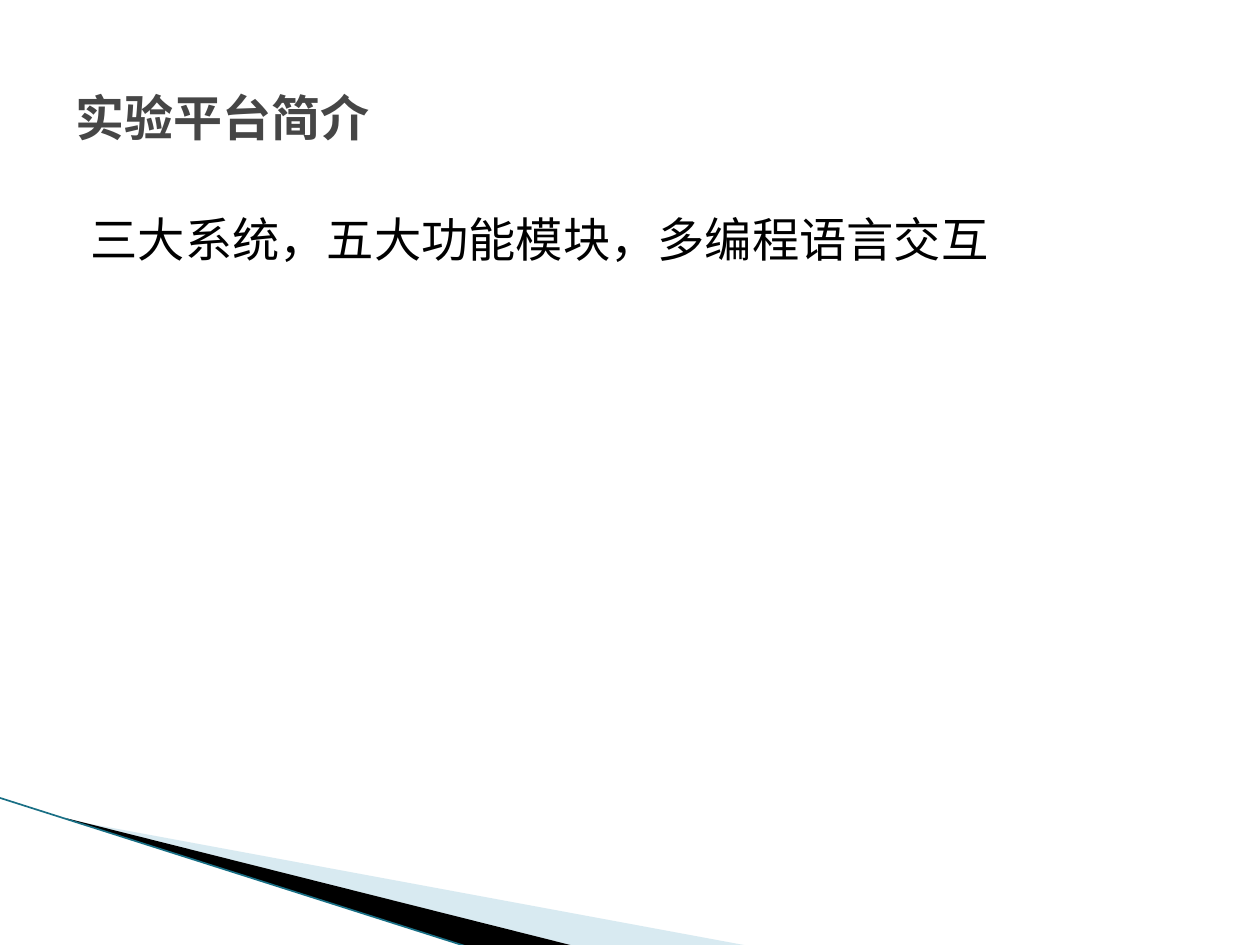
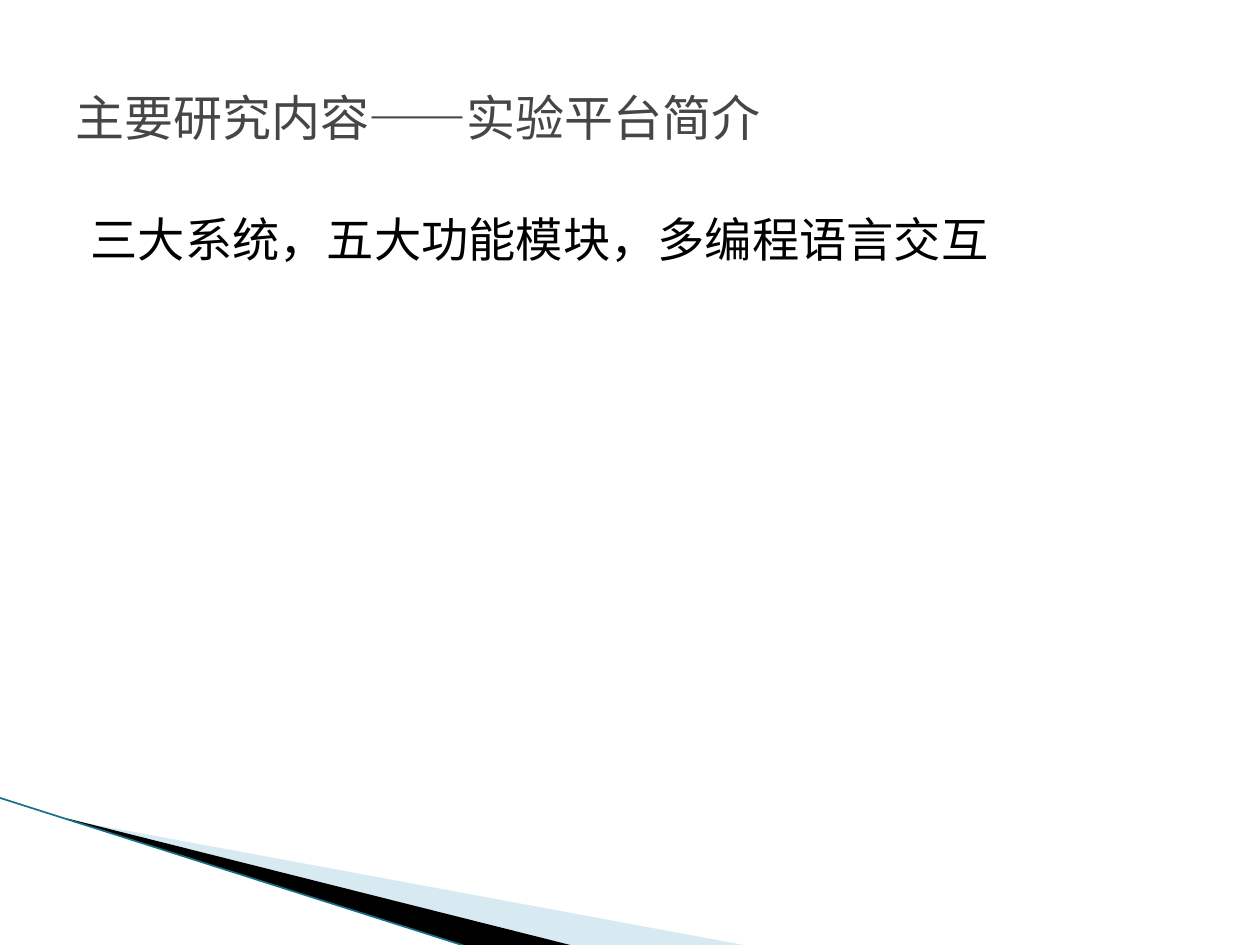
Before and after one commit to zxy15914507674/bishe, a slide deck: slide 6 of 张祥裕答辩PPT.pptx. Drawn at 1260x945 pixels with LibreOffice and Linux fonts; fonts in the diff are those of the drawing; background and template pictures are left out. Boxes give left, top, right and bottom in pixels: in the first picture for what was removed or moved away, otherwise in the second. Text is boxed around its words. In the diff, an @@ line names an element or a change of style, - is before the commit and + after.

Commit message:
ppt编写研究背景和意义

```diff
--- a/张祥裕答辩PPT.pptx
+++ b/张祥裕答辩PPT.pptx
@@ title at bbox=[75, 94, 760, 140]: text changed; font Noto Sans Mono to Noto Sans CJK SC; bold off @@
-实验平台简介
+主要研究内容——实验平台简介
```
Also in this commit, not shown: 5 other slides changed.
